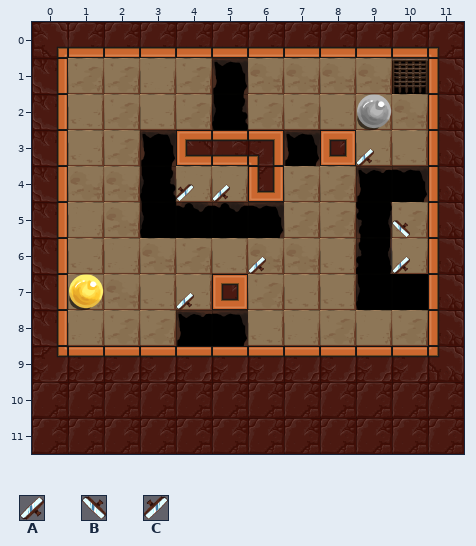
Tiled map: assets/levels/level4.tmx. The picture above was drawn from the file before the commit.
Cells are 128x128 px. Shown: x 0..11, y 0..11.
Key: from "Mirror": A 0, B 0 flipped up-down, C 0 turned 180.
Objects are placed by their top-left corner, in cells (3,4 is the top-left corner of cell 3,4); size is 1x1 cell unless given.
Layers that did not change in this view are not listed.
Objects on layer "Mirrors" before:
A "mirror" at 9,3.5 size 0.5x0.5
C "mirror" at 4,4.5 size 0.5x0.5
A "mirror" at 5,4.5 size 0.5x0.5
B "mirror" at 10,5.5 size 0.5x0.5
A "mirror" at 10,6.5 size 0.5x0.5
A "mirror" at 6,6.5 size 0.5x0.5
A "mirror" at 4,7.5 size 0.5x0.5
New version:
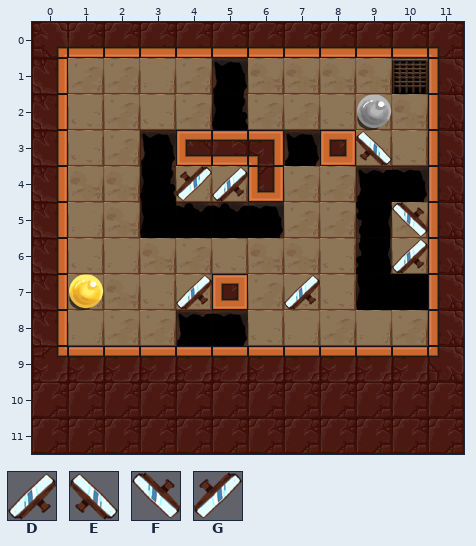
Further tiles: from "mirrors": D 0, E 0 flipped left-right, F 0 flipped up-down, G 0 turned 180.
Author's note on the commit: Updated to 128 px mirrors and light just by scaling the old ones
Changes in this commit:
Layer "Mirrors":
A new object: E "mirror" at 9,3.
A new object: G "mirror" at 4,4.
A new object: D "mirror" at 5,4.
A new object: F "mirror" at 10,5.
A new object: D "mirror" at 10,6.
A new object: D "mirror" at 4,7.
A new object: D "mirror" at 7,7.
Object A "mirror" at 9,3.5 size 0.5x0.5 is removed.
Object C "mirror" at 4,4.5 size 0.5x0.5 is removed.
Object A "mirror" at 5,4.5 size 0.5x0.5 is removed.
Object B "mirror" at 10,5.5 size 0.5x0.5 is removed.
Object A "mirror" at 10,6.5 size 0.5x0.5 is removed.
Object A "mirror" at 6,6.5 size 0.5x0.5 is removed.
Object A "mirror" at 4,7.5 size 0.5x0.5 is removed.
